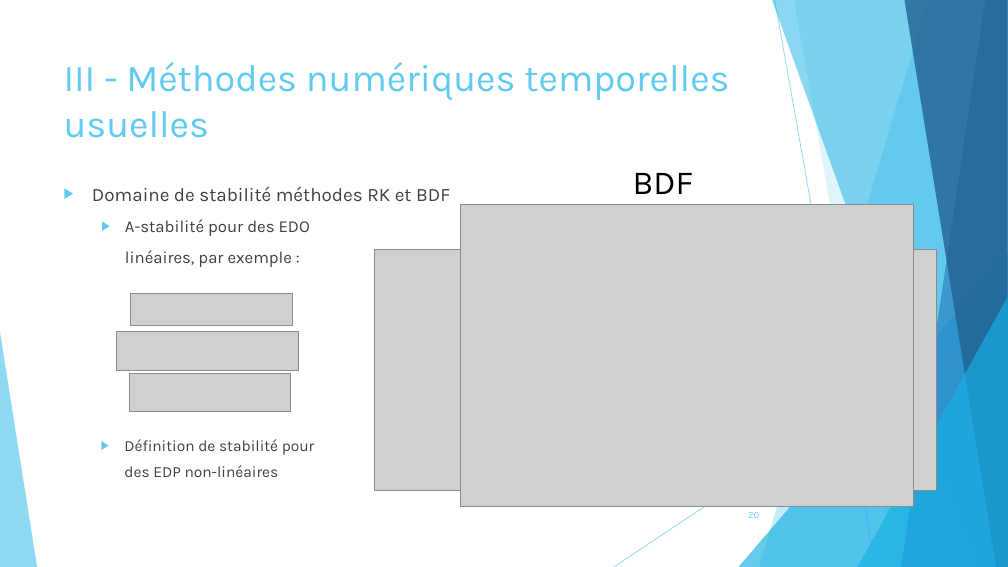
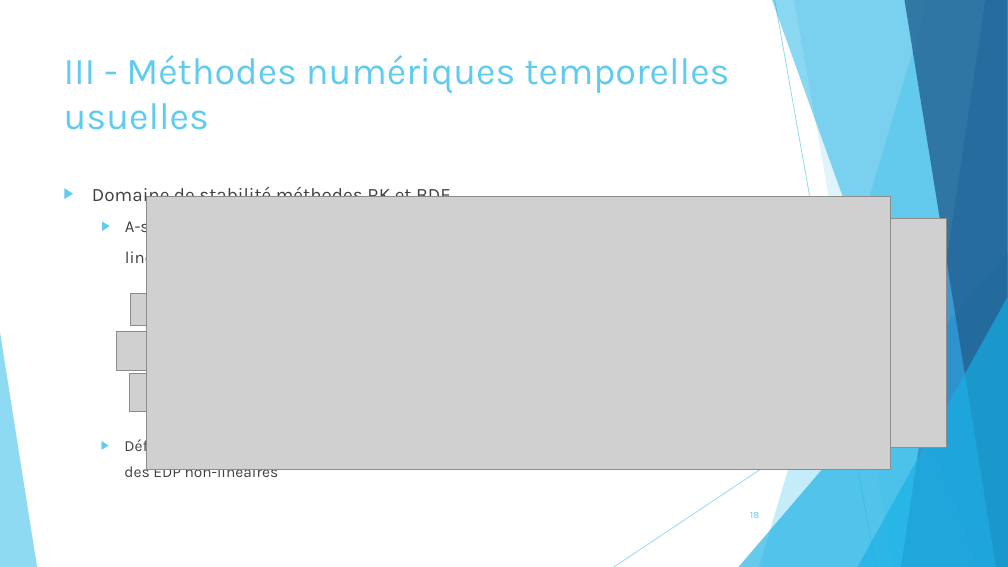
Before and after one commit to pierreXVI/PIE, a slide deck: slide 18 of oral_presentation/Oral_presentation_12_02_2019.pptx (slide 20 before the commit). Drawn at 1008x567 pixels with LibreOffice and Linux fonts; fonts in the diff are those of the drawing; grey boxes stand for pictures. Boxes give left, top, right and bottom in pixels: in the first picture for what was removed or moved away, otherwise in the second. Text is boxed around its words. In the diff, an @@ line names an element or a change of style, - is before the commit and + after.

```diff
--- a/oral_presentation/Oral_presentation_12_02_2019.pptx
+++ b/oral_presentation/Oral_presentation_12_02_2019.pptx
@@ title "III - Méthodes numériques temporelles ...": place and size @@
-title "III - Méthodes numériques temporelles ..." at bbox=[64, 62, 729, 138]
+title "III - Méthodes numériques temporelles ..." at bbox=[64, 55, 729, 130]
@@ text removed at bbox=[633, 173, 694, 194] @@
-BDF
@@ picture: place and size @@
-picture at bbox=[461, 205, 913, 507]
+picture at bbox=[146, 197, 891, 470]
@@ picture: place and size @@
-picture at bbox=[375, 250, 937, 490]
+picture at bbox=[188, 219, 947, 447]
@@ page number at bbox=[750, 512, 759, 518]: text changed @@
-20
+18
```
Also in this commit, not shown: 12 other slides changed, 7 slides added, 3 slides removed, 1 other file.
